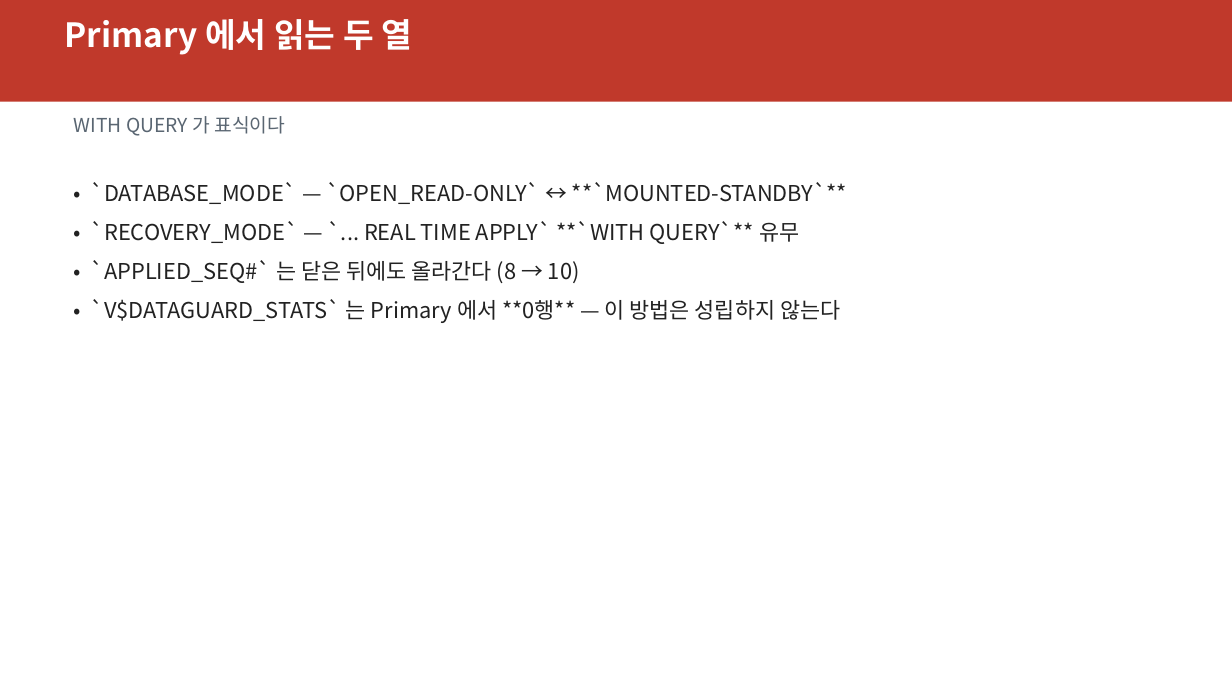
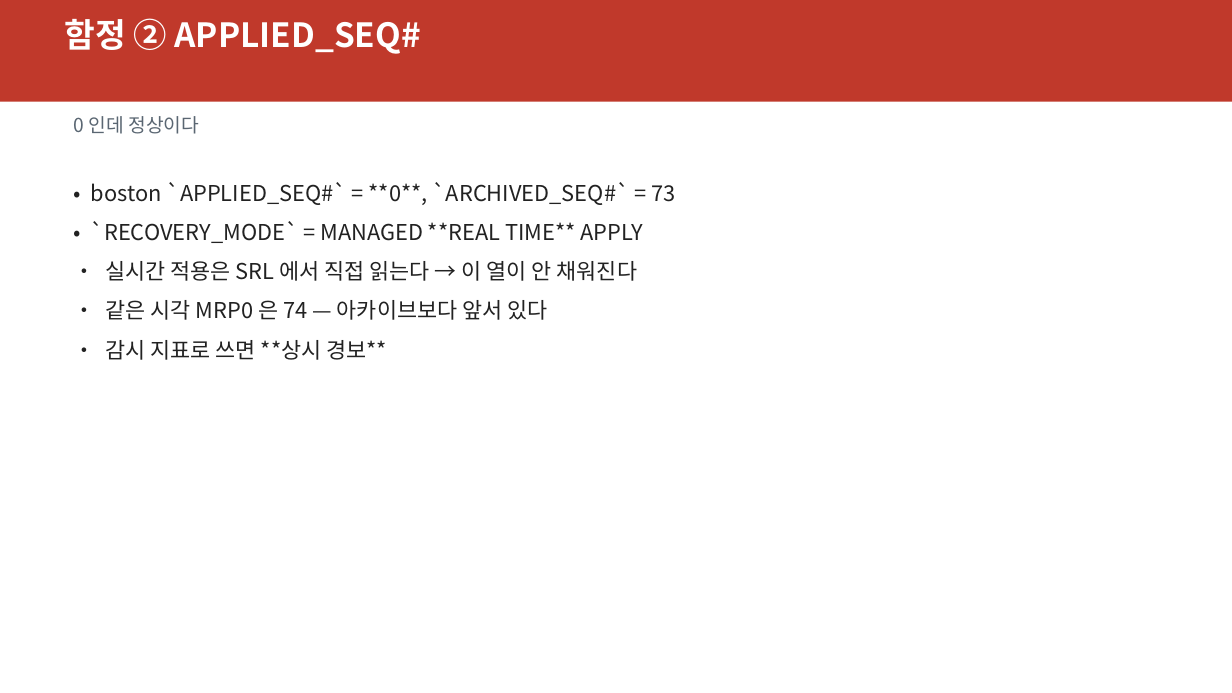
Before and after one commit to elpisk/OracleManual, a slide deck: slide 29 of ADG/15장/15장_V뷰기반모니터링과문제해결.pptx (slide 35 before the commit). Drawn at 1232x693 pixels with LibreOffice and Linux fonts; fonts in the diff are those of the drawing. Boxes give left, top, right and bottom in pixels: in the first picture for what was removed or moved away, otherwise in the second. Text is boxed around its words. In the diff, an @@ line names an element or a change of style, - is before the commit and + after.

```diff
--- a/ADG/15장/15장_V뷰기반모니터링과문제해결.pptx
+++ b/ADG/15장/15장_V뷰기반모니터링과문제해결.pptx
@@ text at (x1=64, y1=18, x2=421, y2=54): text changed @@
-Primary 에서 읽는 두 열
+함정 ② APPLIED_SEQ#
@@ text at (x1=74, y1=116, x2=199, y2=134): text changed @@
-WITH QUERY 가 표식이다
+0 인데 정상이다
@@ text at (x1=91, y1=182, x2=675, y2=360): text changed @@
-• `DATABASE_MODE` — `OPEN_READ-ONLY` ↔ **`MOUNTED-STANDBY`**
-• `RECOVERY_MODE` — `... REAL TIME APPLY` **`WITH QUERY`** 유무
-• `APPLIED_SEQ#` 는 닫은 뒤에도 올라간다 (8 → 10)
-• `V$DATAGUARD_STATS` 는 Primary 에서 **0행** — 이 방법은 성립하지 않는다
+• boston `APPLIED_SEQ#` = **0**, `ARCHIVED_SEQ#` = 73
+• `RECOVERY_MODE` = MANAGED **REAL TIME** APPLY
+• 실시간 적용은 SRL 에서 직접 읽는다 → 이 열이 안 채워진다
+• 같은 시각 MRP0 은 74 — 아카이브보다 앞서 있다
+• 감시 지표로 쓰면 **상시 경보**
```
Also in this commit, not shown: 9 other slides changed, 43 slides added, 28 slides removed, 5 other files.
